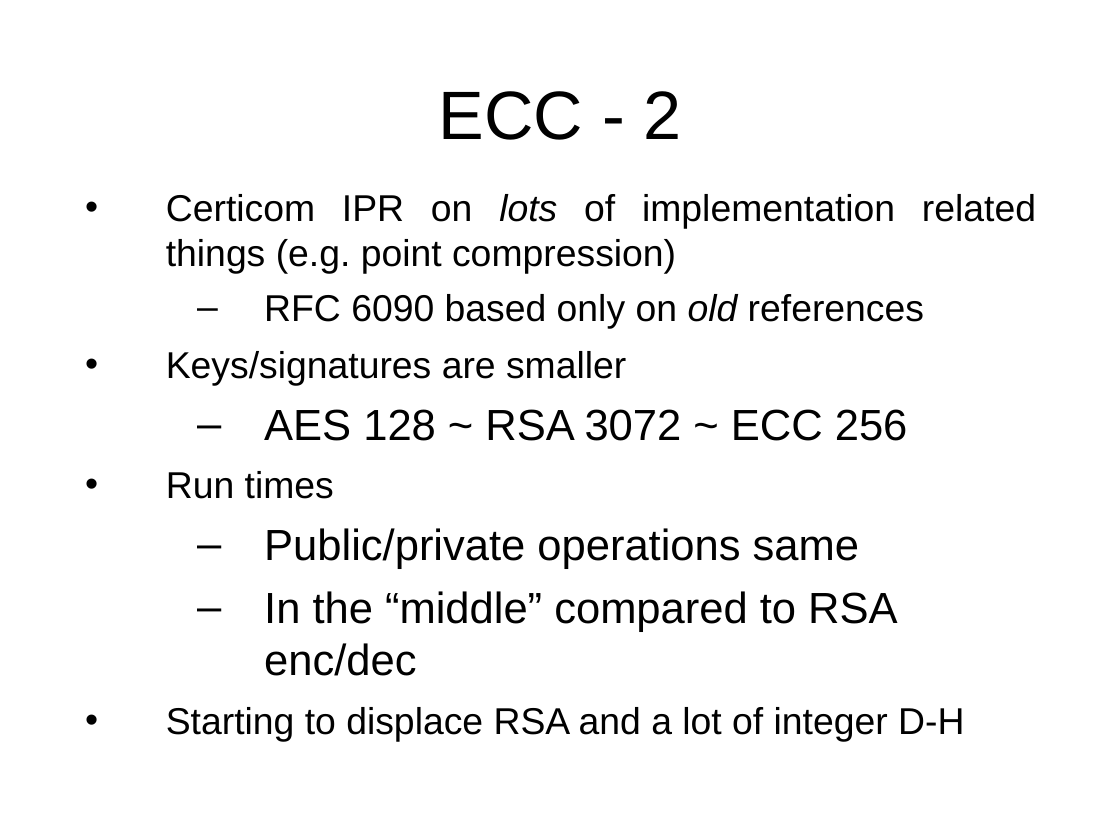
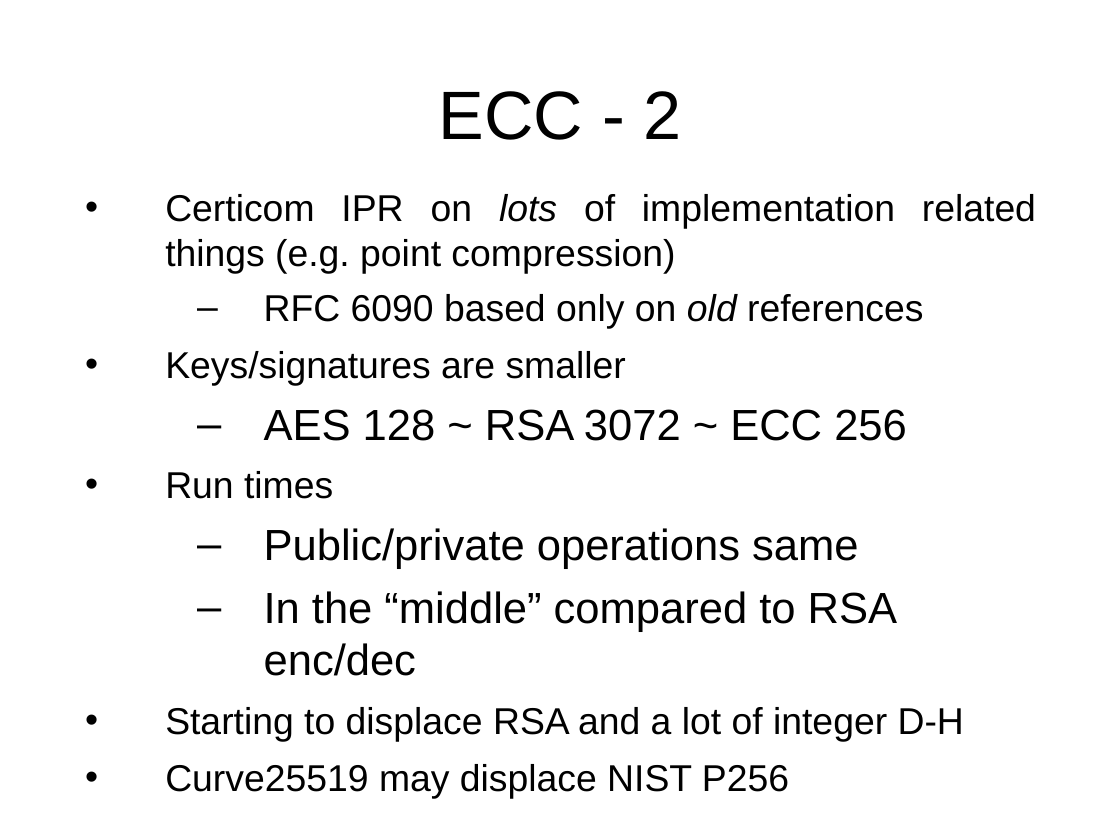
Before and after one commit to sftcd/cs7053, a slide deck: slide 130 of 2016lectures/03-crypto.ppt. Drawn at 1120x840 pixels with LibreOffice and Linux fonts; fonts in the diff are those of the drawing. Boxes give left, top, right and bottom in pixels: in the first picture for what was removed or moved away, otherwise in the second. Text is boxed around its words. In the diff, an @@ line names an element or a change of style, - is before the commit and + after.

```diff
--- a/2016lectures/03-crypto.ppt
+++ b/2016lectures/03-crypto.ppt
@@ text at bbox=[165, 764, 789, 799]: paragraph added @@
+• Curve25519 may displace NIST P256
```
Also in this commit, not shown: 101 other slides changed, 3 other files.
